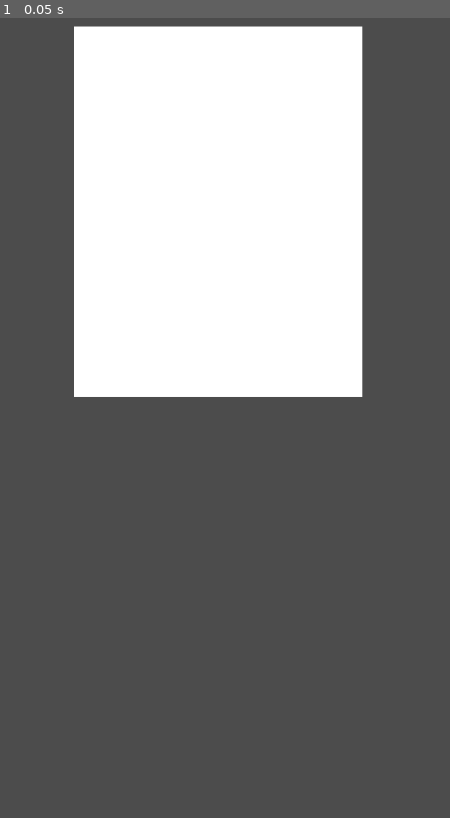
Above: before the commit, frame 1.
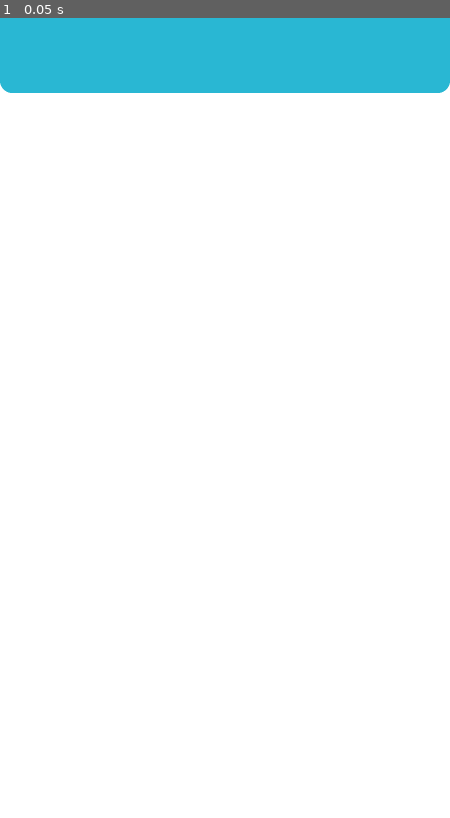
Above: after the commit, the same moment.

Repository: Big-Cheung/LAHacks2021
Game: Godot game, scene res://MainPage.tscn
The game is run twice, just before and just after one commit, with the same random seed, the same clock (stepped at 60 frames per second) and the same inputs. This scene is started directly instead of the project's main scene.
Inputs:
- Up to frame 1 (0.05 s): no input

The runs differ from the first frame. In frame 1, 76% of the frame differs, in the area x 0-100%, y 0-100%.

Commit message:
Add banner

Diff:
--- /dev/null
+++ b/Banner.gd
@@ -0,0 +1,16 @@
+extends ColorRect
+
+
+# Declare member variables here. Examples:
+# var a = 2
+# var b = "text"
+
+
+# Called when the node enters the scene tree for the first time.
+func _ready():
+	pass # Replace with function body.
+
+
+# Called every frame. 'delta' is the elapsed time since the previous frame.
+#func _process(delta):
+#	pass
--- a/MainPage.tscn
+++ b/MainPage.tscn
@@ -19,20 +19,10 @@
 #	pass
 "
 
-[sub_resource type="Animation" id=1]
-resource_name = "Slide in"
-tracks/0/type = "value"
-tracks/0/path = NodePath("ColorRect:rect_position")
-tracks/0/interp = 1
-tracks/0/loop_wrap = true
-tracks/0/imported = false
-tracks/0/enabled = true
-tracks/0/keys = {
-"times": PoolRealArray( 0.1, 1 ),
-"transitions": PoolRealArray( 1, 1 ),
-"update": 0,
-"values": [ Vector2( 1300.71, 78.3991 ), Vector2( 1300.71, 78.3991 ) ]
-}
+[sub_resource type="StyleBoxFlat" id=2]
+bg_color = Color( 0.160784, 0.717647, 0.827451, 1 )
+corner_radius_bottom_right = 30
+corner_radius_bottom_left = 30
 
 [node name="MainPage" type="Control"]
 anchor_right = 1.0
@@ -41,17 +31,18 @@
 "_edit_use_anchors_": false
 }
 
-[node name="ColorRect" type="ColorRect" parent="."]
-margin_left = 178.179
-margin_top = 21.3817
-margin_right = 870.179
-margin_bottom = 909.382
-script = SubResource( 2 )
+[node name="Background" type="ColorRect" parent="."]
+margin_right = 1080.0
+margin_bottom = 1920.0
+script = SubResource( 1 )
 __meta__ = {
 "_edit_use_anchors_": false
 }
 
-[node name="Tween" type="Tween" parent="."]
-
-[node name="AnimationPlayer" type="AnimationPlayer" parent="."]
-"anims/Slide in" = SubResource( 1 )
+[node name="Panel" type="Panel" parent="."]
+margin_right = 1080.0
+margin_bottom = 180.0
+custom_styles/panel = SubResource( 2 )
+__meta__ = {
+"_edit_use_anchors_": false
+}
--- /dev/null
+++ b/MenuButton.gd
@@ -0,0 +1,16 @@
+extends MenuButton
+
+
+# Declare member variables here. Examples:
+# var a = 2
+# var b = "text"
+
+
+# Called when the node enters the scene tree for the first time.
+func _ready():
+	pass # Replace with function body.
+
+
+# Called every frame. 'delta' is the elapsed time since the previous frame.
+#func _process(delta):
+#	pass
--- a/project.godot
+++ b/project.godot
@@ -154,7 +154,7 @@
 
 config/name="Gauntlet"
 run/main_scene="res://Base.tscn"
-config/icon="res://icon.png"
+config/icon="res://Icons/icon.png"
 
 [autoload]
 
Renamed: icon.png -> Icons/icon.png
Not shown, changed: Icons/icon.png.import
Binary file added: Icons/settings-wheel.png
Not shown, added: Icons/settings-wheel.png.import
Not shown: 1 places in MainPage.tscn that only renumber resources
